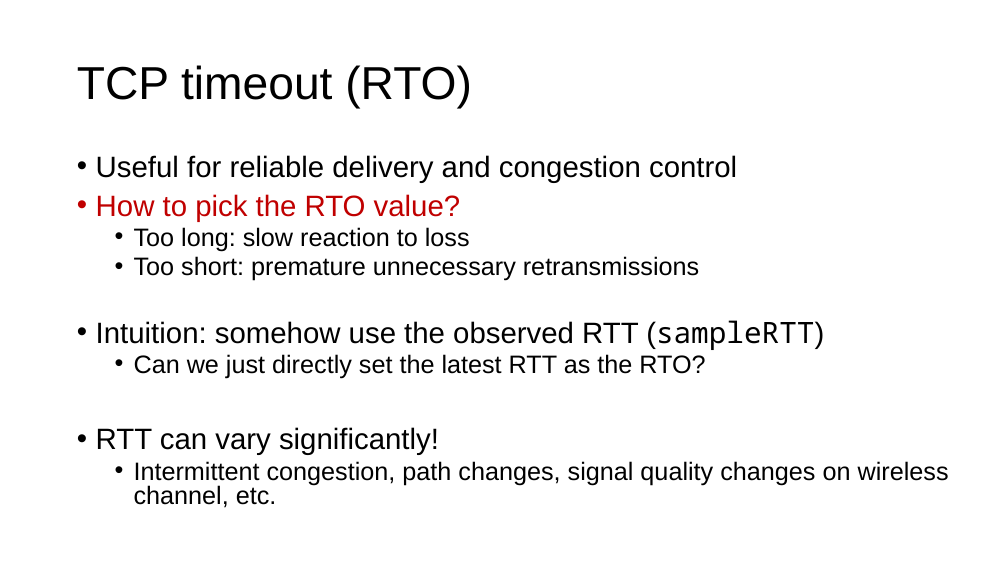
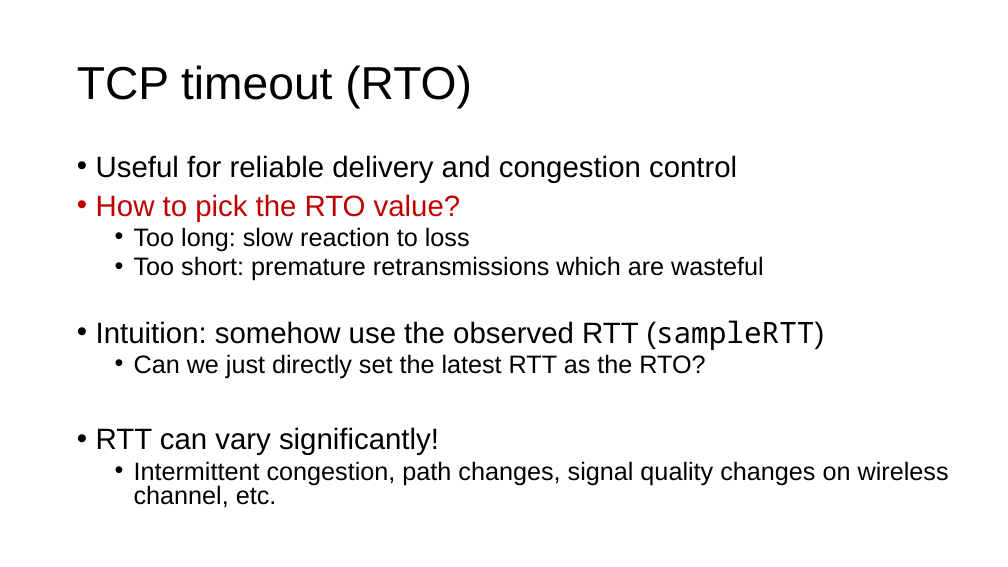
Before and after one commit to ngsrinivas/coursegen, a slide deck: slide 23 of ex/352-S21/staging/352-S21/lectures/transport-tcp-congestion-control-2.pptx. Drawn at 1008x567 pixels with LibreOffice and Linux fonts; fonts in the diff are those of the drawing. Boxes give left, top, right and bottom in pixels: in the first picture for what was removed or moved away, otherwise in the second. Text is boxed around its words. In the diff, an @@ line names an element or a change of style, - is before the commit and + after.

```diff
--- a/ex/352-S21/staging/352-S21/lectures/transport-tcp-congestion-control-2.pptx
+++ b/ex/352-S21/staging/352-S21/lectures/transport-tcp-congestion-control-2.pptx
@@ text at box(134, 256, 763, 281): text changed @@
-  • Too short: premature unnecessary retransmissions
+  • Too short: premature retransmissions which are wasteful
```
Also in this commit, not shown: 7 other slides changed, 4 other files.
